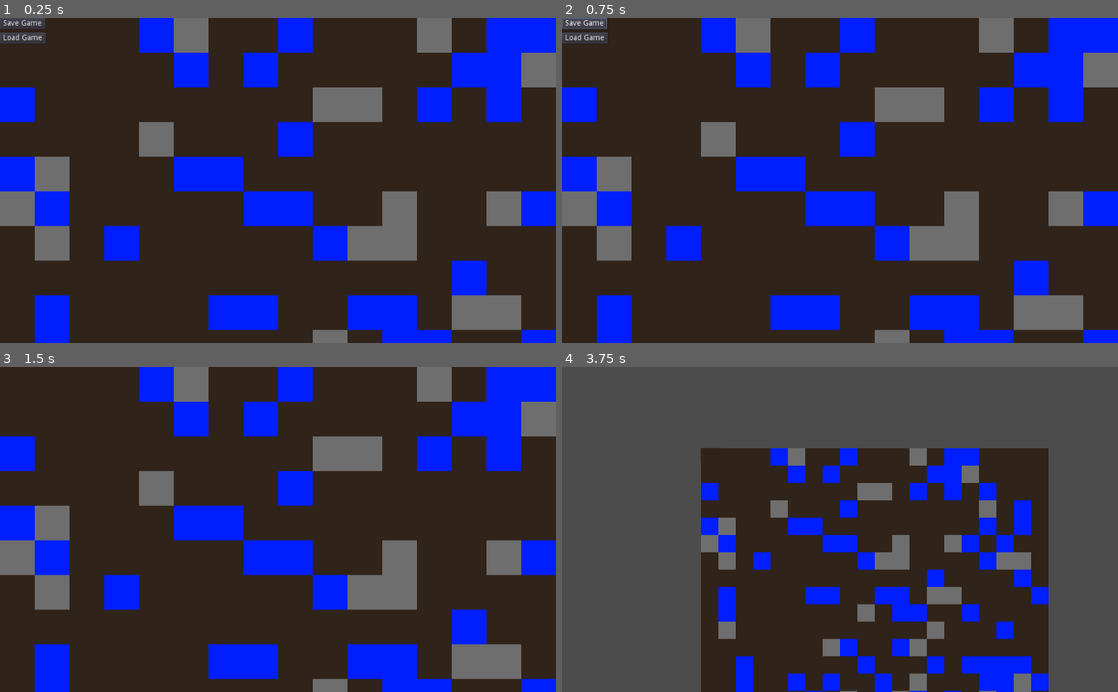
Above: before the commit, frames 1-4 (two rows, left to right).
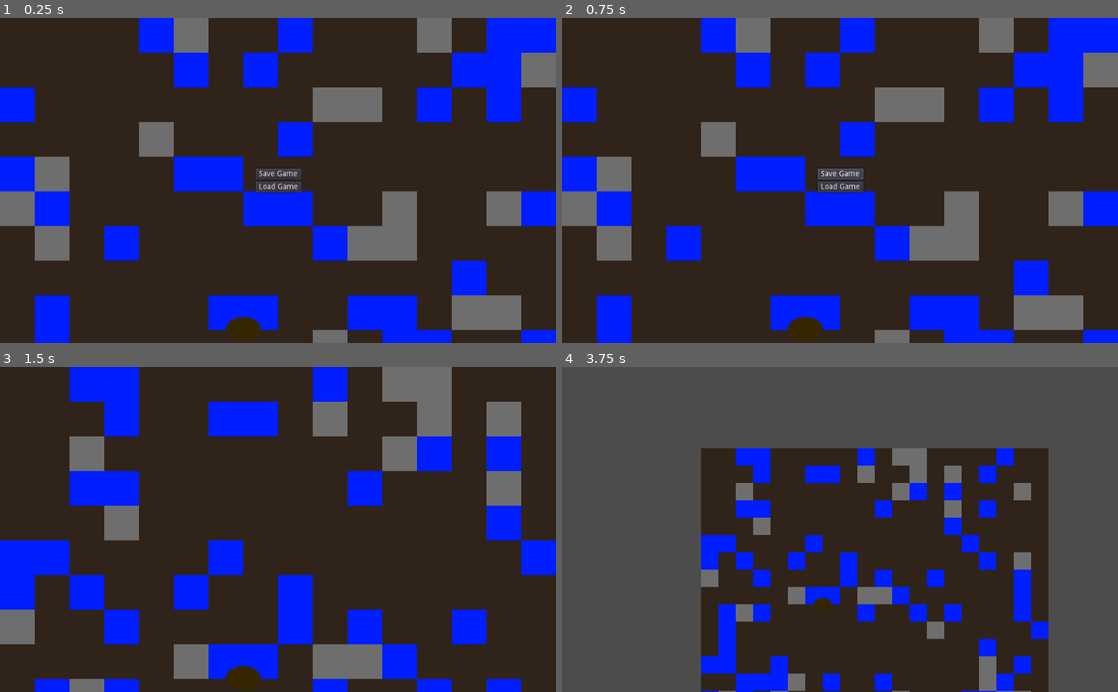
Above: after the commit, the same moments.

Repository: BigAwesome/SpringJam2D
Game: Godot game, scene res://scenes/game.tscn
Same seed, same stepped clock (60 frames per second), same inputs: the game is played once before the commit and once after it.
Inputs (mouse positions are in pixels of both pictures, inside the frame that each line leads up to):
- Up to frame 1 (0.25 s): no input
- Up to frame 2 (0.75 s): click "Save Game" at 0.5 s
- Up to frame 3 (1.5 s): click "Load Game" at 1.25 s
- Up to frame 4 (3.75 s): move the mouse to (962, 513) at 2.02 s; press the mouse at (962, 513) at 2.03 s; move the mouse to (728, 545) at 2.77 s; release the mouse at (728, 545) at 2.78 s; right-click (728, 545) at 2.85 s; click (728, 545) at 2.92 s; move the mouse to (895, 458) at 3.52 s; tap Mouse wheel down (mouse_wheel_down) at 3.6 s; click (895, 458) at 3.67 s

The runs differ from the first frame. In frame 1, 1.5% of the frame differs, in the area x 0-55%, y 0-100%; in frame 2, 1.5%; in frame 3, 41%, in the area x 0-100%, y 0-100%; in frame 4, 18%.

Commit message:
WIP nightly merge

Diff:
--- a/nodes/map.tscn
+++ b/nodes/map.tscn
@@ -1,7 +1,8 @@
-[gd_scene load_steps=4 format=2]
+[gd_scene load_steps=5 format=2]
 
 [ext_resource path="res://scripts/map.gd" type="Script" id=1]
 [ext_resource path="res://assets/sprites/map_placeholder.png" type="Texture" id=2]
+[ext_resource path="res://nodes/plants/tree.tscn" type="PackedScene" id=3]
 
 [sub_resource type="TileSet" id=1]
 0/name = "map_placeholder.png 0"
@@ -53,3 +54,6 @@
 [node name="TileMap" type="TileMap" parent="."]
 tile_set = SubResource( 1 )
 format = 1
+
+[node name="Tree" parent="." instance=ExtResource( 3 )]
+position = Vector2( 448, 574 )
--- a/nodes/menus/pause_menu.tscn
+++ b/nodes/menus/pause_menu.tscn
@@ -2,21 +2,27 @@
 
 [ext_resource path="res://scripts/menus/pause_menu.gd" type="Script" id=1]
 
-[node name="PauseMenu" type="Control"]
+[node name="PauseMenu" type="CenterContainer"]
 anchor_right = 1.0
 anchor_bottom = 1.0
 script = ExtResource( 1 )
 
-[node name="SaveButton" type="Button" parent="."]
-margin_right = 12.0
+[node name="VBoxContainer" type="VBoxContainer" parent="."]
+margin_left = 470.0
+margin_top = 278.0
+margin_right = 554.0
+margin_bottom = 322.0
+
+[node name="SaveButton" type="Button" parent="VBoxContainer"]
+margin_right = 84.0
 margin_bottom = 20.0
 text = "Save Game"
 
-[node name="LoadButton" type="Button" parent="."]
-margin_top = 27.0
+[node name="LoadButton" type="Button" parent="VBoxContainer"]
+margin_top = 24.0
 margin_right = 84.0
-margin_bottom = 47.0
+margin_bottom = 44.0
 text = "Load Game"
 
-[connection signal="button_down" from="SaveButton" to="." method="_on_SaveButton_button_down"]
-[connection signal="button_down" from="LoadButton" to="." method="_on_LoadButton_button_down"]
+[connection signal="button_down" from="VBoxContainer/SaveButton" to="." method="_on_SaveButton_button_down"]
+[connection signal="button_down" from="VBoxContainer/LoadButton" to="." method="_on_LoadButton_button_down"]
--- a/project.godot
+++ b/project.godot
@@ -20,7 +20,6 @@
 icon=false
 
 [input]
-
 
 mouse_button_left={
 "deadzone": 0.5,
--- a/scenes/game.tscn
+++ b/scenes/game.tscn
@@ -15,3 +15,7 @@
 script = ExtResource( 1 )
 
 [node name="PauseMenu" parent="." instance=ExtResource( 4 )]
+margin_left = 471.0
+margin_top = 278.0
+margin_right = 555.0
+margin_bottom = 322.0
--- a/scripts/map.gd
+++ b/scripts/map.gd
@@ -9,7 +9,7 @@
 var rocks = []
 var earth = []
 var water = []
-var tiles = [] setget set_tiles, get_tiles
+var _tiles = [] setget set_tiles, get_tiles
 
 
 # Called when the node enters the scene tree for the first time.
@@ -42,9 +42,9 @@
 			i = i + 1
 
 func get_tiles ():
-	return tiles
+	return _tiles
 func save():
-
+	var tiles = []
 	for x in range(width):
 		for y in range(height):
 			tiles.append(tile_map.get_cell(x,y))
